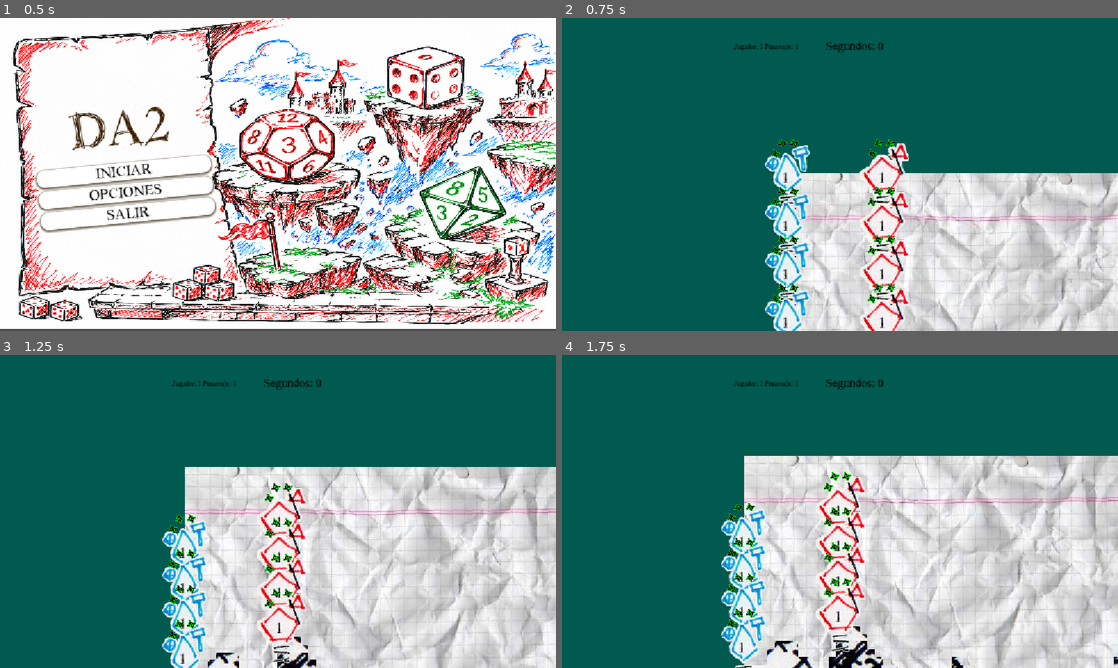
Above: before the commit, frames 1-4 (two rows, left to right).
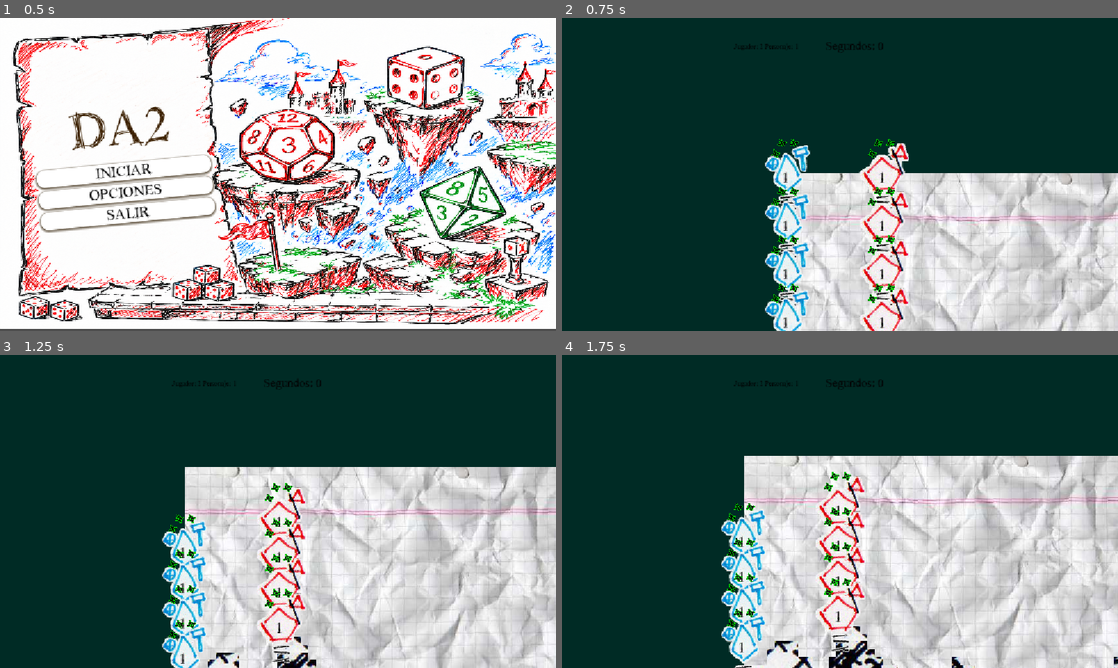
Above: after the commit, the same moments.

Repository: Pablo7776/Motores_Graficos
Game: Godot game, scene res://Escenas/menu_principal.tscn
The game is run twice, just before and just after one commit, with the same random seed, the same clock (stepped at 60 frames per second) and the same inputs. The engine's default icon, where the game draws it, is replaced by a stand-in: a white triangle on a blue panel in a dark square.
Inputs (mouse positions are in pixels of both pictures, inside the frame that each line leads up to):
- Up to frame 1 (0.5 s): no input
- Up to frame 2 (0.75 s): click "INICIAR" at 0.5 s
- Up to frame 3 (1.25 s): no input
- Up to frame 4 (1.75 s): move the mouse to (962, 495) at 1.27 s; hold Right (mover_derecha) from 1.28 s (still down); click (962, 495) at 1.35 s; tap Space (saltar) at 1.52 s

Frame 1 is identical in both runs. In frame 2, 68% of the frame differs, in the area x 0-100%, y 0-100%; in frame 3, 56%; in frame 4, 53%.

Commit message:
spawner
el spawner ahora acepta nuevos personajes

Diff:
--- a/da-2-zafarrancho/modulos/componentes/SpawnerPersonajes.tscn
+++ b/da-2-zafarrancho/modulos/componentes/SpawnerPersonajes.tscn
@@ -1,6 +1,8 @@
 [gd_scene format=3 uid="uid://llgpvb0lpvyo"]
 
 [ext_resource type="Script" uid="uid://btwta2pq7ipav" path="res://modulos/componentes/spawner_personajes.gd" id="1_vk8of"]
+[ext_resource type="PackedScene" uid="uid://canl8j7cm4psw" path="res://modulos/personajes/personaje_base.tscn" id="2_l1u7n"]
 
 [node name="SpawnerPersonajes" type="Node" unique_id=153230285]
 script = ExtResource("1_vk8of")
+personaje_base = ExtResource("2_l1u7n")
--- a/da-2-zafarrancho/modulos/componentes/spawner_personajes.gd
+++ b/da-2-zafarrancho/modulos/componentes/spawner_personajes.gd
@@ -1,14 +1,25 @@
 extends Node
 class_name SpawnerPersonajes
 
-var personajes_disponibles = {
-	"base": preload("res://modulos/personajes/personaje_base.tscn"),
-	#"arquero": preload("res://modulos/personajes/arquero.tscn")
 
-}
+@export var personaje_base : PackedScene
+@export var personaje_arquero : PackedScene
+@export var personaje_otro : PackedScene
 
 func crear_personaje(tipo:String, jugador_id:int, indice:int):
-	var pj = personajes_disponibles[tipo].instantiate()
+	var escena : PackedScene
+
+	match tipo:
+		"base":
+			escena = personaje_base
+
+		"arquero":
+			escena = personaje_arquero
+
+		"otro":
+			escena = personaje_otro
+
+	var pj = escena.instantiate()
 
 	pj.position = Vector2(jugador_id * 200, indice * 100)
 	pj.jugador_id = jugador_id
--- a/da-2-zafarrancho/modulos/escenario/fondo.tscn
+++ b/da-2-zafarrancho/modulos/escenario/fondo.tscn
@@ -7,4 +7,4 @@
 offset_top = -638.0
 offset_right = 2419.0
 offset_bottom = 1511.0
-color = Color(0, 0.3529412, 0.3137255, 1)
+color = Color(8.4228816e-08, 0.16881534, 0.1472998, 1)
